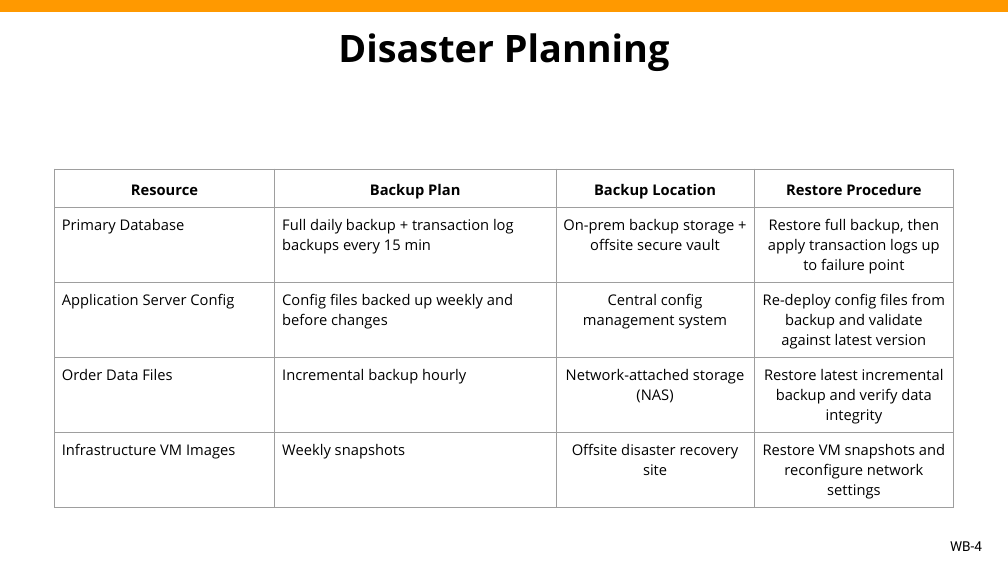
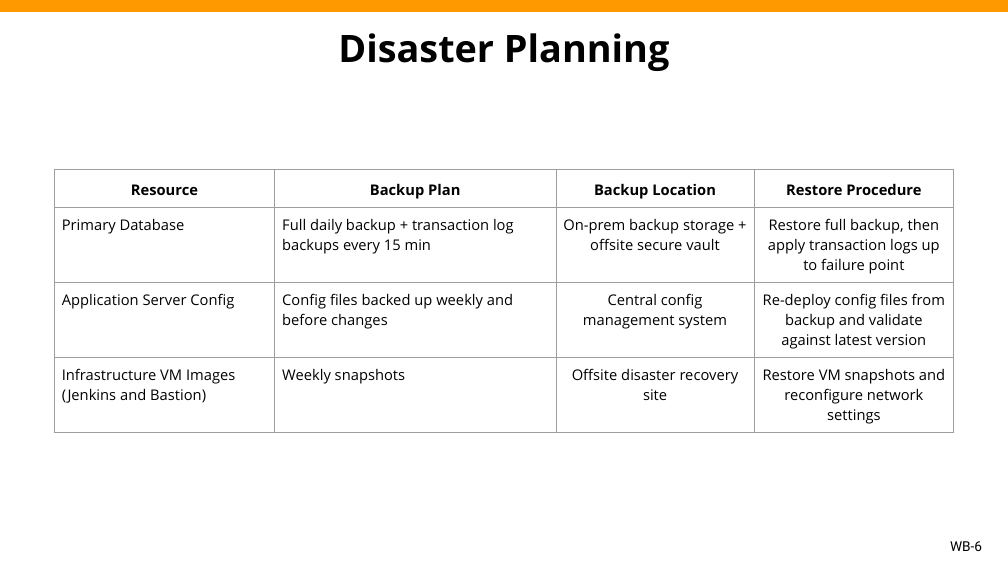
Before and after one commit to xPl1Cit/aws-engagement-ready, a slide deck: slide 6 of AL Final Project Presentation.pptx (slide 4 before the commit). Drawn at 1008x567 pixels with LibreOffice and Linux fonts; fonts in the diff are those of the drawing; background and template pictures are left out. Boxes give left, top, right and bottom in pixels: in the first picture for what was removed or moved away, otherwise in the second. Text is boxed around its words. In the diff, an @@ line names an element or a change of style, - is before the commit and + after.

```diff
--- a/AL Final Project Presentation.pptx
+++ b/AL Final Project Presentation.pptx
@@ table at box(54, 169, 954, 428) @@
-row 4: Order Data Files | Incremental backup hourly | Network-attached storage (NAS) | Restore latest incremental backup and verify data integrity
-row 5: Infrastructure VM Images | Weekly snapshots | Offsite disaster recovery site | Restore VM snapshots and reconfigure network settings
+row 4: Infrastructure VM Images (Jenkins and Bastion) | Weekly snapshots | Offsite disaster recovery site | Restore VM snapshots and reconfigure network settings
@@ page number at box(950, 541, 982, 551): text changed @@
-WB-4
+WB-6
```
Also in this commit, not shown: 2 other slides changed, 3 slides added, 3 slides removed, 1 other file.
